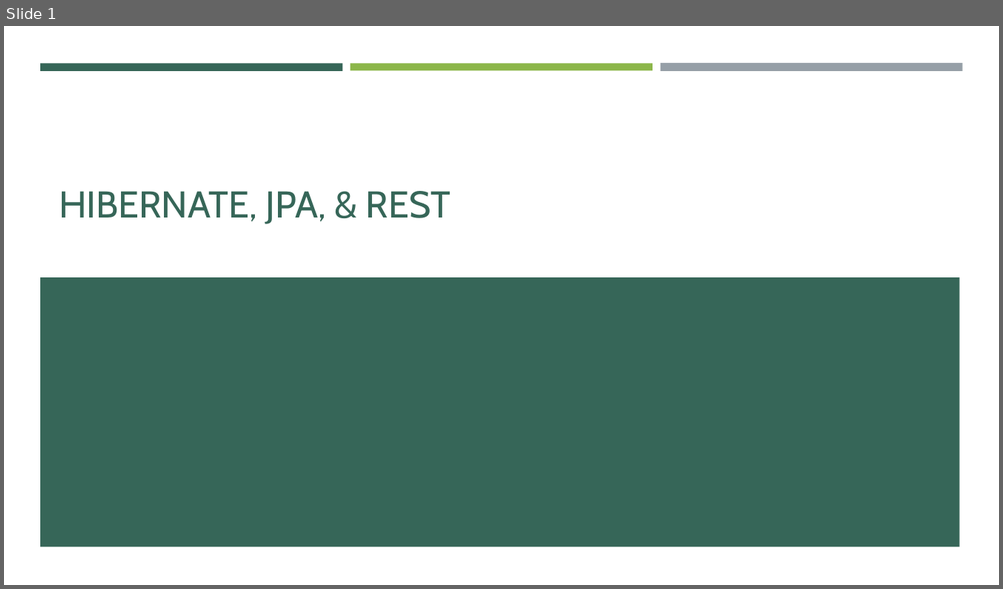
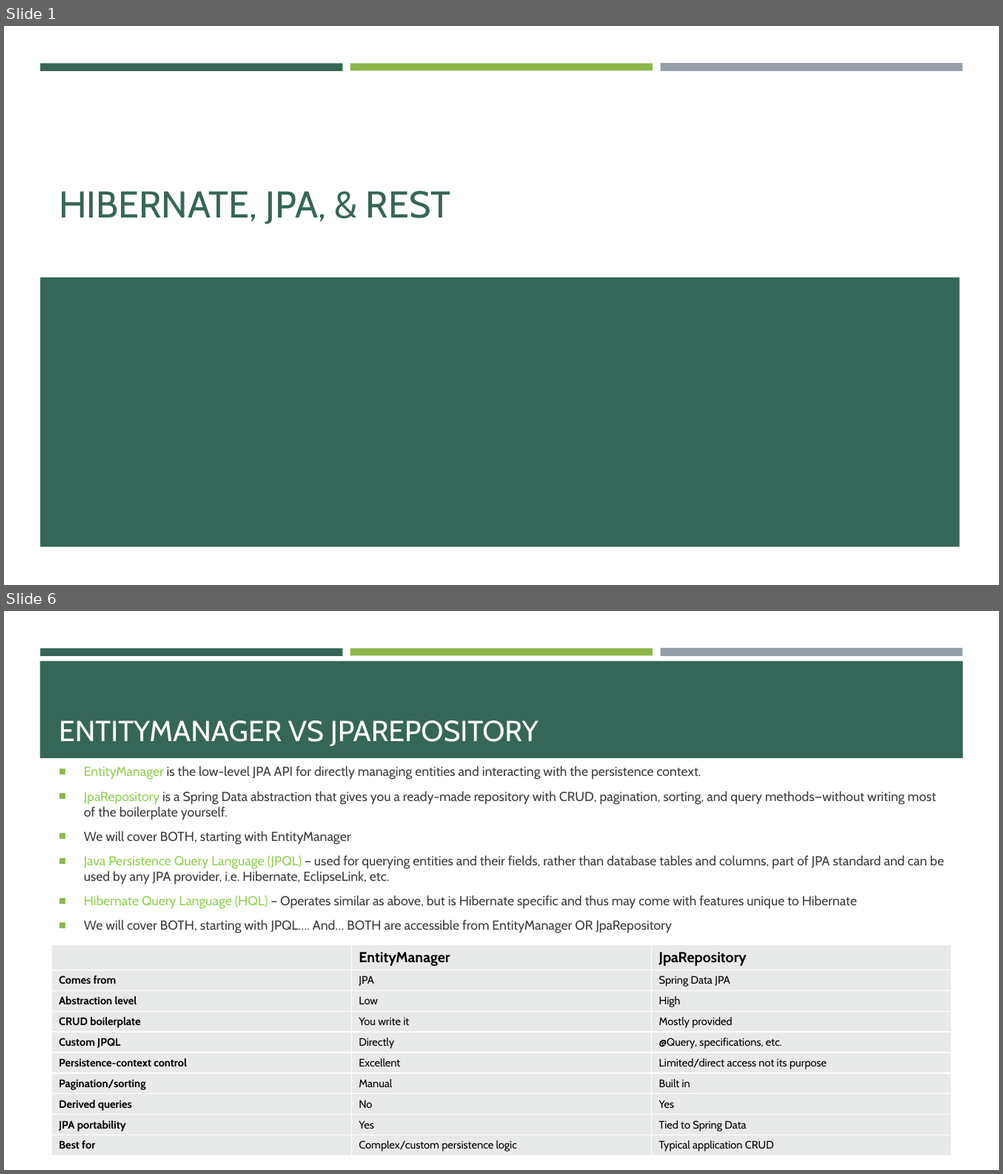
Before and after one commit to e-m-wilson/java-fs, a slide deck: Week_6/02_Hibernate_JPA_&_REST.pptx. Shown one above the other, each under a label of ours: slide 1 before the commit, slides 1 and 6 after it; the slides between them are not shown. The pictures are 1003x589 and 1003x1174 pixels, drawn with LibreOffice and Linux fonts; fonts in the diff are those of the drawing. Boxes give left, top, right and bottom in pixels: in the first picture for what was removed or moved away, otherwise in the second. Text is boxed around its words. In the diff, an @@ line names an element or a change of style, - is before the commit and + after.

```diff
--- a/Week_6/02_Hibernate_JPA_&_REST.pptx
+++ b/Week_6/02_Hibernate_JPA_&_REST.pptx
@@ slide 6 added at box(4, 611, 999, 1170), background #FFFFFF; not listed: 3 template elements that a slide beside it also shows @@
@@ rectangle added at box(40, 661, 963, 758), fill #366658 @@
@@ title added at box(59, 721, 538, 746), 28 pt, text #FFFFFF @@
+ENTITYMANAGER VS JPAREPOSITORY
@@ text added at box(84, 766, 944, 934), 12.6 pt, text #3D3D3D @@
+■ EntityManager is the low-level JPA API for directly managing entities and interacting with the persistence context.
+■ JpaRepository is a Spring Data abstraction that gives you a ready-made repository with CRUD, pagination, sorting, and query methods—without writing most of the boilerplate yourself.
+■ We will cover BOTH, starting with EntityManager
+■ Java Persistence Query Language (JPQL) – used for querying entities and their fields, rather than database tables and columns, part of JPA standard and can be used by any JPA provider, i.e. Hibernate, EclipseLink, etc.
+■ Hibernate Query Language (HQL) – Operates similar as above, but is Hibernate specific and thus may come with features unique to Hibernate
+■ We will cover BOTH, starting with JPQL…. And… BOTH are accessible from EntityManager OR JpaRepository
@@ table added at box(52, 945, 951, 1155), 10 rows, 3 columns @@
+ | EntityManager | JpaRepository
+Comes from | JPA | Spring Data JPA
+Abstraction level | Low | High
+CRUD boilerplate | You write it | Mostly provided
+Custom JPQL | Directly | @Query, specifications, etc.
+Persistence-context control | Excellent | Limited/direct access not its purpose
+Pagination/sorting | Manual | Built in
+Derived queries | No | Yes
+JPA portability | Yes | Tied to Spring Data
+Best for | Complex/custom persistence logic | Typical application CRUD
```
Also in this commit, not shown: 1 slide changed, 8 other slides added, 1 slide removed, 1 other file.
